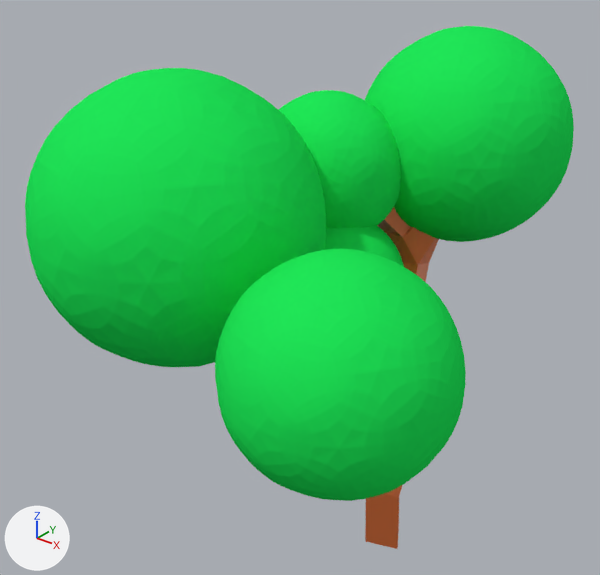
The Blender file As One (new control)/Assets/Environment Assets/tree(icosphere).blend, before and after one commit.
One viewpoint serves both versions: a camera (50 mm lens) standing at (2.1, -3.38, 3.61) and looking at (-0.24, -0.45, 1.79). The axes (+X, +Y, +Z) are drawn at lower left. The lights are the same throughout.
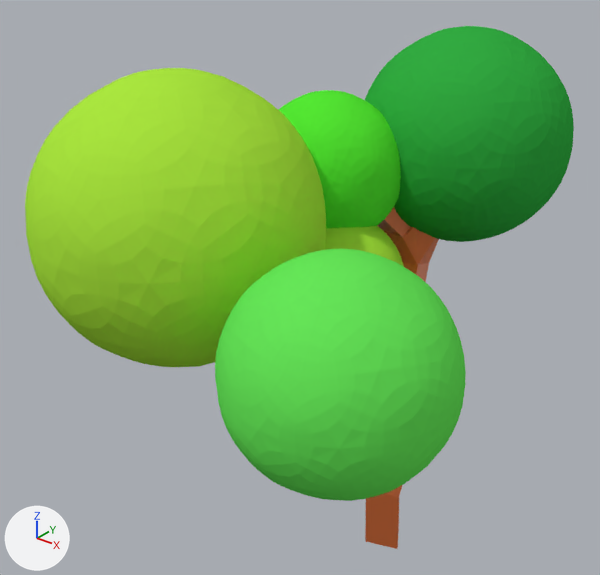
Scene script edits in JSON lines:
```json
{"op": "set", "path": "mat_leaves.base_color", "old": "(0.015, 0.8, 0.0989)", "new": "(0.405, 0.8, 0.0495)", "note": "green #21e759 -> green #abe73f"}
{"op": "add", "block": "mat_leaf2", "code": ["mat_leaf2 = diffuse_material('Leaf2')", "mat_leaf2.base_color = (0.134, 0.8, 0.1)  # green #66e759"]}
{"op": "add", "block": "mat_leaf1", "code": ["mat_leaf1 = diffuse_material('Leaf1')", "mat_leaf1.base_color = (0.0898, 0.8, 0.0341)  # green #55e734"]}
{"op": "add", "block": "mat_leaf3", "code": ["mat_leaf3 = diffuse_material('Leaf3')", "mat_leaf3.base_color = (0.0329, 0.411, 0.0537)  # green #33ac42"]}
{"block": "me_icosphere", "where": "me_icosphere.from_pydata(...)  # 42 vertices, 80 faces; spans x -0.95..0.95, y -1.0..1.0, z -1.0..1.0"}
{"op": "remove", "block": "me_icosphere", "code": "me_icosphere.materials.append(mat_leaves)  # green #21e759"}
{"op": "add", "block": "me_icosphere", "code": "me_icosphere.materials.append(mat_leaf3)  # green #33ac42"}
{"block": "me_icosphere_001", "where": "me_icosphere_001.from_pydata(...)  # 42 vertices, 80 faces; spans x -0.95..0.95, y -1.0..1.0, z -1.0..1.0"}
{"op": "remove", "block": "me_icosphere_001", "code": "me_icosphere_001.materials.append(mat_leaves)  # green #21e759"}
{"op": "add", "block": "me_icosphere_001", "code": "me_icosphere_001.materials.append(mat_leaf1)  # green #55e734"}
{"block": "me_icosphere_003", "where": "me_icosphere_003.from_pydata(...)  # 42 vertices, 80 faces; spans x -0.95..0.95, y -1.0..1.0, z -1.0..1.0"}
{"op": "remove", "block": "me_icosphere_003", "code": "me_icosphere_003.materials.append(mat_leaves)  # green #21e759"}
{"op": "add", "block": "me_icosphere_003", "code": "me_icosphere_003.materials.append(mat_leaf2)  # green #66e759"}
```

Changed parts and their boxes (x1, y1, x2, y2) in the pictures (600 x 575 px):
```json
{"object": "Icosphere.004", "change": "recoloured", "before": [25, 68, 326, 367], "after": [25, 68, 326, 367]}
{"object": "Icosphere.003", "change": "recoloured", "before": [215, 249, 466, 501], "after": [215, 249, 466, 501]}
{"object": "Icosphere", "change": "recoloured", "before": [365, 26, 574, 242], "after": [365, 26, 574, 242]}
{"object": "Icosphere.001", "change": "recoloured", "before": [278, 90, 401, 228], "after": [278, 90, 401, 228]}
{"object": "Icosphere.002", "change": "recoloured", "before": [324, 226, 404, 267], "after": [324, 226, 404, 267]}
```
